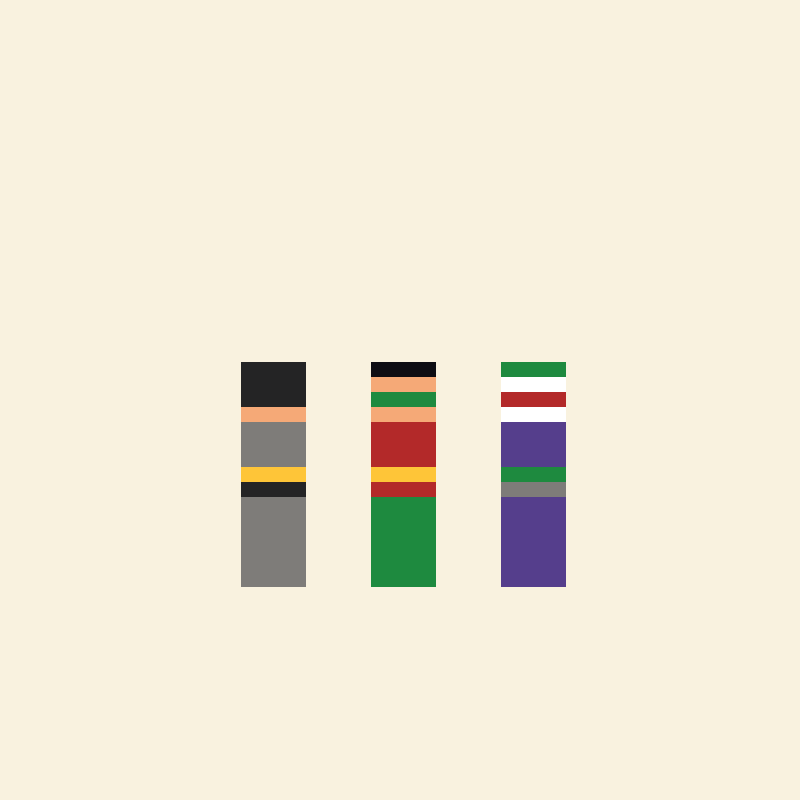
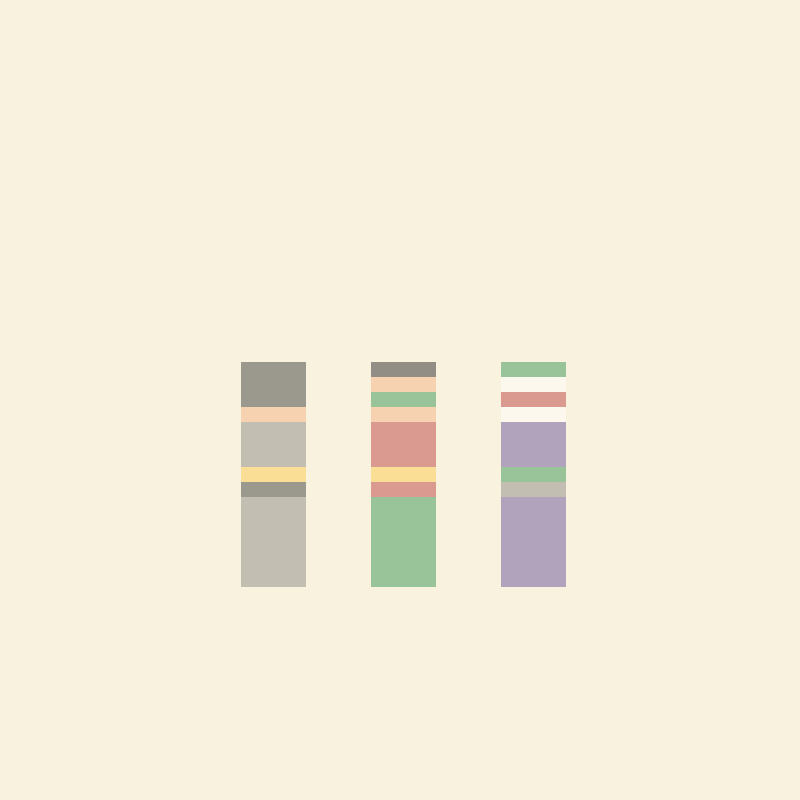
The second 800×800 image is a revision of the first. Changes to its layers:
"Layer 36": opacity 100% → 44% over [241, 362, 566, 587]
